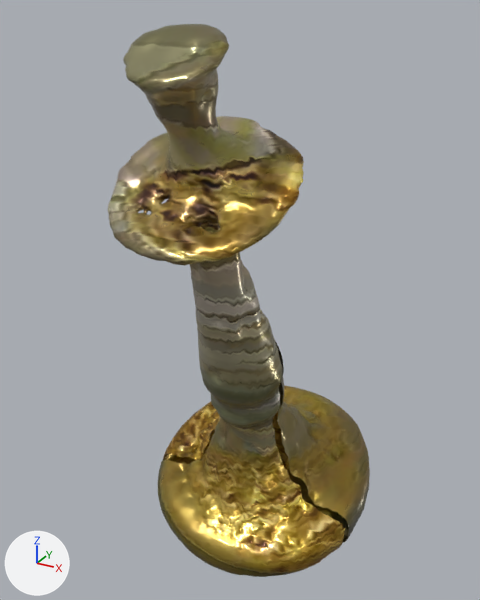
What one commit did to the glTF model public/models/alkafeel/kfl-2155.glb.
Before and after are seen from a camera (50 mm lens) standing at (0.515, -0.971, 0.516) and looking at (-0.022, 0.005, 0.028). The axes (+X, +Y, +Z) are drawn at lower left. The lights are the same throughout. The picture after the commit comes second.

Script lines for the objects in view, before the commit:
```python
me_geometry_0 = bpy.data.meshes.new('geometry_0')
me_geometry_0.from_pydata(...)  # 17864 vertices, 35258 faces; spans x -0.226..0.225, y -0.273..0.278, z -0.498..0.496
me_geometry_0.materials.append(mat_alkafeel_hd_pbr)
ob_geometry_0 = bpy.data.objects.new('geometry_0', me_geometry_0)
ob_geometry_0.location = (0.0, 0.0, 0.0)
```
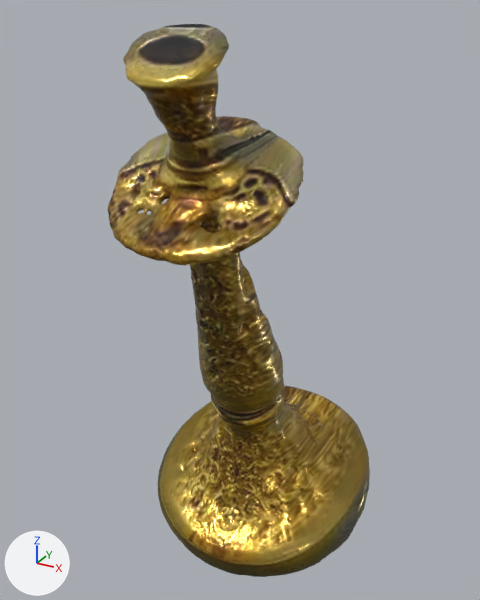
Edits to the scene script, one JSON object a line:
```json
{"op": "add", "block": "mat_alkafeel_watertight_pbr", "code": ["mat_alkafeel_watertight_pbr = bpy.data.materials.new('AlKafeel_Watertight_PBR')", "# uses the picture img_image_0", "# uses the picture img_image_1", "# uses the picture img_image_2"]}
{"block": "me_geometry_0", "where": "# used by ob_geometry_0; location = (0.0, 0.0, 0.0)"}
{"op": "remove", "block": "me_geometry_0", "code": "me_geometry_0.from_pydata(...)  # 17864 vertices, 35258 faces; spans x -0.226..0.225, y -0.273..0.278, z -0.498..0.496"}
{"op": "add", "block": "me_geometry_0", "code": "me_geometry_0.from_pydata(...)  # 17619 vertices, 35258 faces; spans x -0.226..0.225, y -0.273..0.278, z -0.498..0.496"}
{"block": "me_geometry_0", "change": "me_geometry_0 part 1: 637 vertices moved from x -0.219..0.218, y -0.018..0.015, z -0.461..0.021 to x -0.219..0.218, y -0.017..0.014, z -0.461..0.021; 499 vertices removed from x -0.218..0.217, y -0.019..0.015, z -0.459..0.025; 254 vertices added at x -0.216..0.216, y -0.019..0.014, z -0.459..0.024"}
{"block": "me_geometry_0", "change": "me_geometry_0 part 2: 34195 faces spanning x -0.226..0.225, y -0.273..0.278, z -0.498..0.496 switch from mat_alkafeel_hd_pbr to mat_alkafeel_watertight_pbr"}
```

Location of each change, (x1, y1, x2, y2) in pixels of the pictures (480 x 600 px; the box of a moved part takes in the faces that stretch with it):
```json
{"part": 1, "of": "me_geometry_0", "change": "moved or reshaped", "before": [160, 337, 353, 550], "after": [160, 337, 352, 549]}
{"part": 2, "of": "me_geometry_0", "change": "recoloured", "before": [108, 24, 369, 576], "after": [108, 24, 369, 576]}
```
